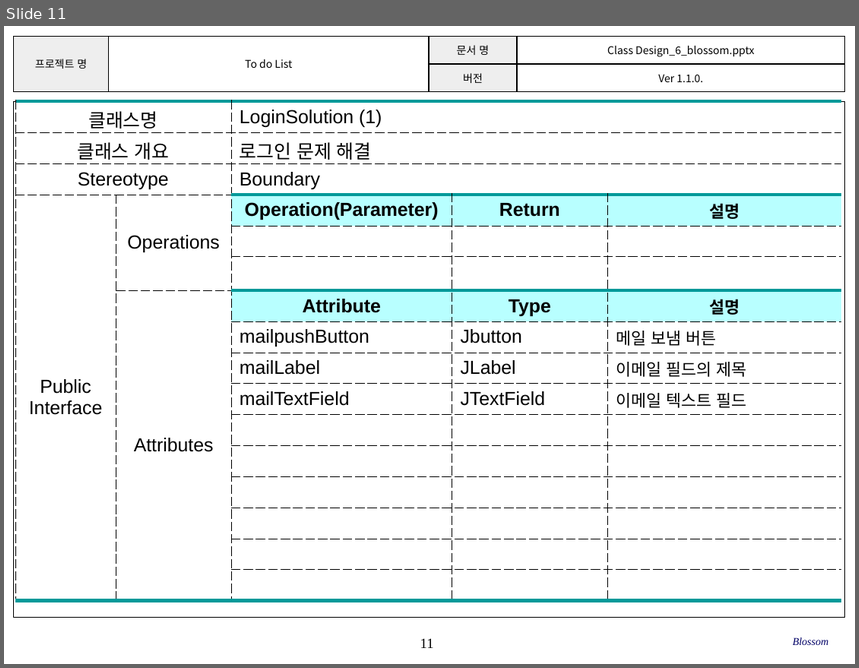
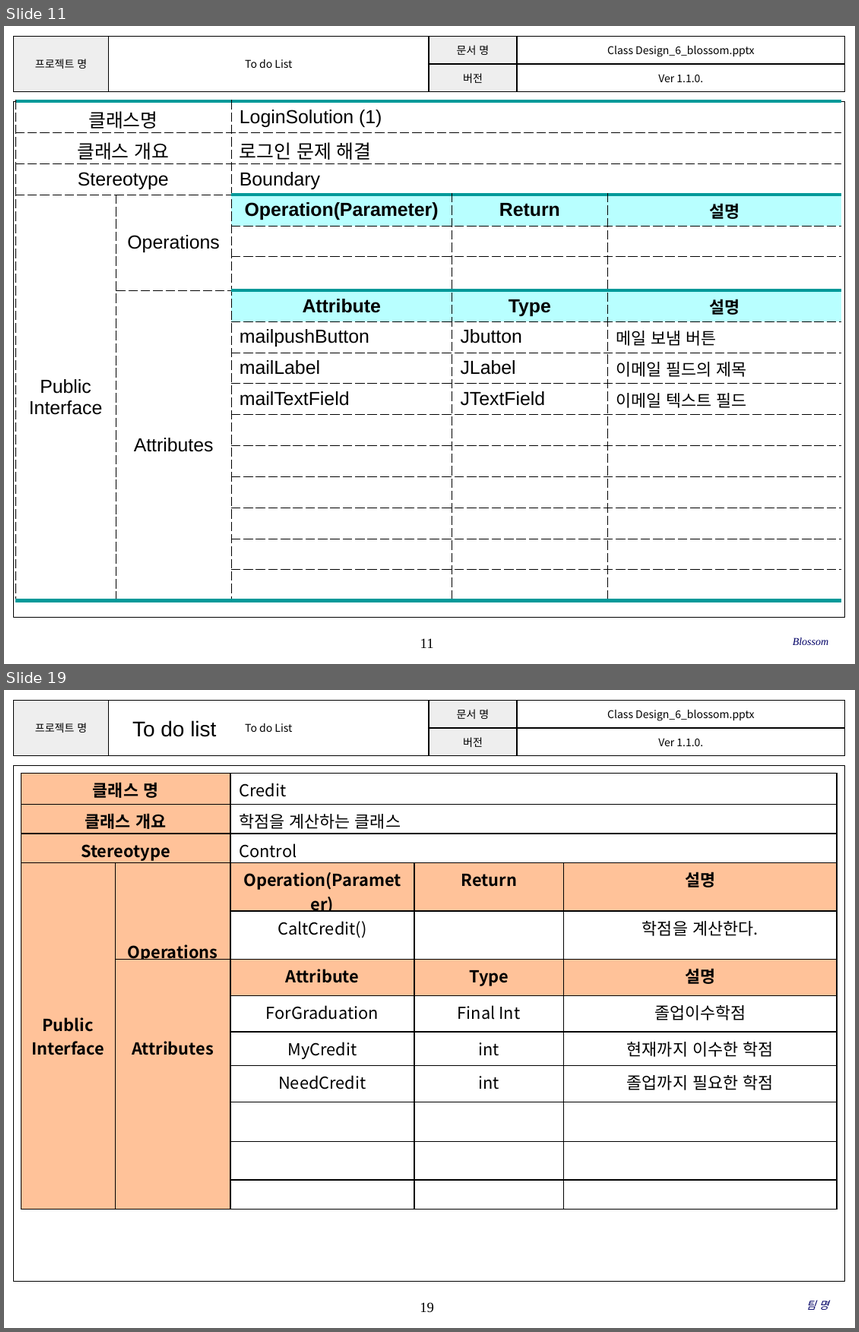
Before and after one commit to SE-admin/SE2017_6_blossom, a slide deck: doc/3_ 설계서/Class Design_6_blossom.pptx. Shown one above the other, each under a label of ours: slide 11 before the commit, slides 11 and 19 after it; the slides between them are not shown. The pictures are 859x668 and 859x1332 pixels, drawn with LibreOffice and Linux fonts; fonts in the diff are those of the drawing; background and template pictures are left out. Boxes give left, top, right and bottom in pixels: in the first picture for what was removed or moved away, otherwise in the second. Text is boxed around its words. In the diff, an @@ line names an element or a change of style, - is before the commit and + after.

Commit message:
2017-05-25   Ver 1.2.0.   Stereotype의 Entity와 Control클래스 전체 추가   황은선

```diff
--- a/doc/3_ 설계서/Class Design_6_blossom.pptx
+++ b/doc/3_ 설계서/Class Design_6_blossom.pptx
@@ slide 19 added at [4, 690, 855, 1328], background #FFFFFF; not listed: 3 template elements that a slide beside it also shows @@
@@ text added at [132, 720, 216, 737], 18 pt, text #000000 @@
+To do list
@@ table added at [21, 774, 838, 1201], 12 rows, 5 columns @@
+클래스 명 |  | Credit |  | 
+클래스 개요 |  | 학점을 계산하는 클래스 |  | 
+Stereotype |  | Control |  | 
+Public / Interface | Operations | Operation(Parameter) | Return | 설명
+ |  | CaltCredit() |  | 학점을 계산한다.
+ | Attributes | Attribute | Type | 설명
+ |  | ForGraduation | Final Int | 졸업이수학점
+ |  | MyCredit | int | 현재까지 이수한 학점
+ |  | NeedCredit | int | 졸업까지 필요한 학점
+ |  |  |  | 
+ |  |  |  | 
+ |  |  |  | 
@@ text added at [807, 1301, 829, 1310], 9 pt, text #000066, italic @@
+팀 명
```
Also in this commit, not shown: 8 other slides changed, 12 other slides added.
